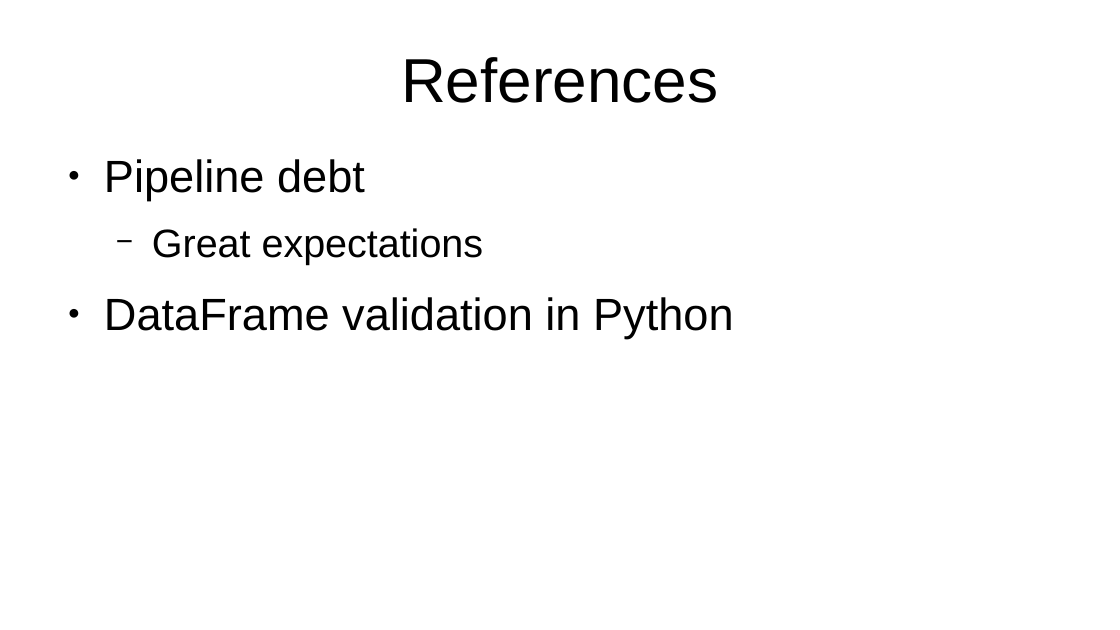
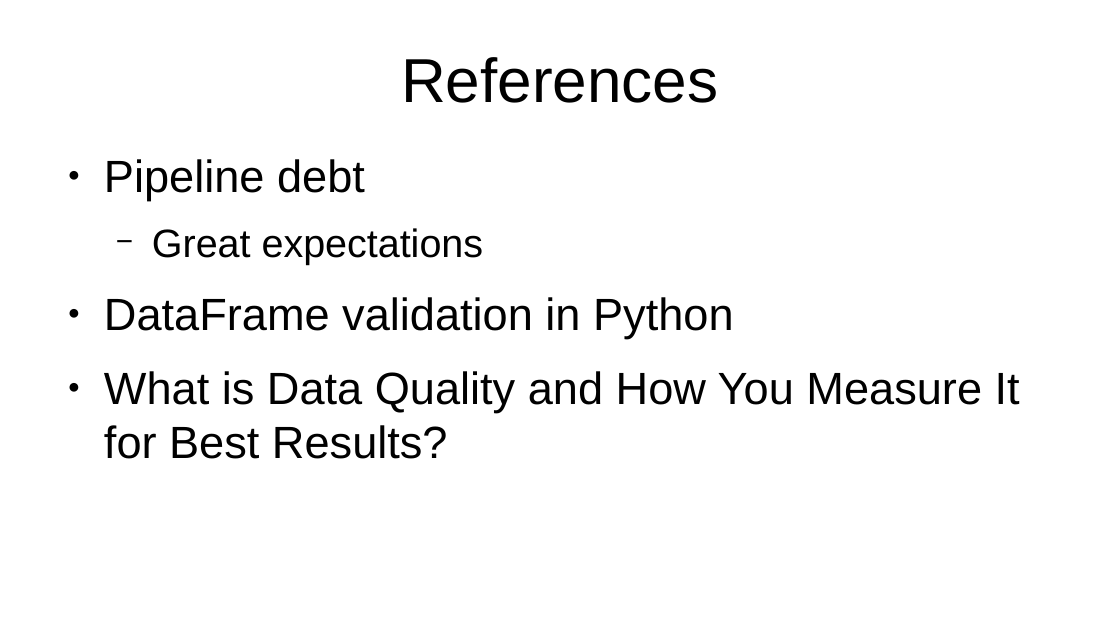
Before and after one commit to tebeka/talks, a slide deck: slide 40 of data-management/data-management.odp (slide 39 before the commit). Drawn at 1120x630 pixels with LibreOffice and Linux fonts; fonts in the diff are those of the drawing. Boxes give left, top, right and bottom in pixels: in the first picture for what was removed or moved away, otherwise in the second. Text is boxed around its words. In the diff, an @@ line names an element or a change of style, - is before the commit and + after.

```diff
--- a/data-management/data-management.odp
+++ b/data-management/data-management.odp
@@ text at [104,371,1020,459]: paragraph added @@
+● What is Data Quality and How You Measure It for Best Results?
```
Also in this commit, not shown: 2 other slides changed, 4 slides added, 3 slides removed.
